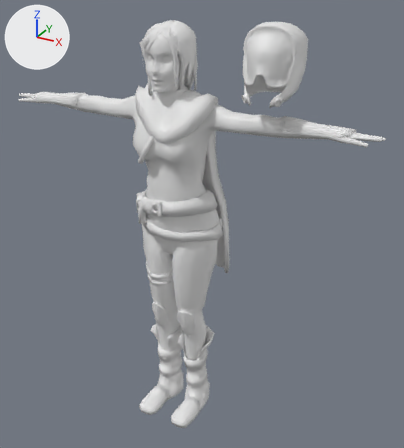
An edit to the Blender file SeniorCapstone/Spring/Pilot/Model/PilotModel_037.blend, drawn before and after from the same camera.
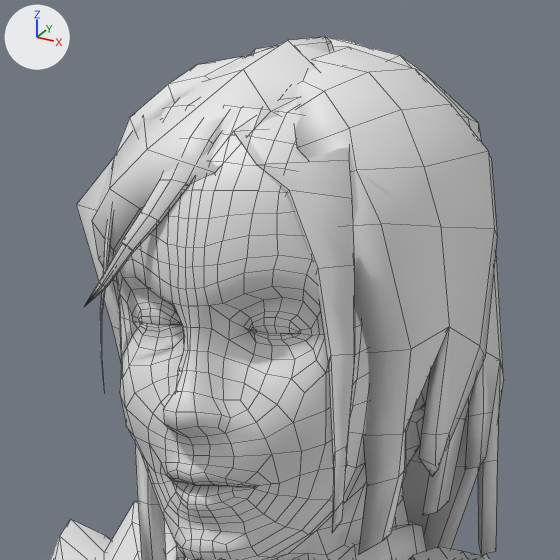
The first picture shows the older version from a 50 mm camera at (8.17, -12.71, 13.43) aimed at (0.58, 1.11, 6.52). The close-ups show both versions on the part from 32% to 51% of the width and 3% to 20% of the height of that picture; other places that the commit changed are outside them. Every picture has the same lights, and +X, +Y and +Z are marked at upper left. The close-ups show mesh edges as thin lines.

Names of what the first close-up shows: 'Cylinder', 'Hair Back', 'Hair L', 'Hair MainFront L', 'Hair MainFront R', 'Hair R', 'HairStrand', 'Head', 'MainBody'.
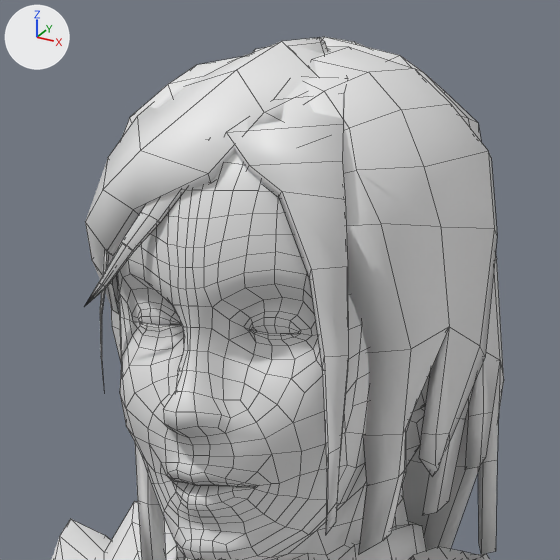
What differs and where, as boxes (x1, y1, x2, y2) in the close-ups (560 x 560 px; the box of a moved part takes in the faces that stretch with it):
'Hair MainFront L', moved: before (233, 96, 355, 532); after (225, 79, 349, 534)
'Hair MainFront R', moved: before (92, 37, 334, 308); after (85, 37, 328, 314)
'Hair R', reshaped: before (76, 51, 260, 560); after (111, 48, 329, 560)
part 1 of me_plane_013, moved or reshaped: before (76, 158, 120, 330); after (111, 308, 120, 330)

The change, as a diff of the scene's bpy script:
```diff
--- a/SeniorCapstone/Spring/Pilot/Model/PilotModel_037.blend.py
+++ b/SeniorCapstone/Spring/Pilot/Model/PilotModel_037.blend.py
@@ me_plane_013 @@
 me_plane_013.from_pydata(...)  # 60 vertices, 58 faces; spans x -0.67..0.14, y -0.72..0.21, z -1.91..-0.03
 # used by ob_hair_r; location = (0.0, 0.538, 12.428)
-me_plane_013.vertices[46].co = (-0.63, -0.62, -0.55)  # pixel (76, 204)
+# me_plane_013 part 1
+me_plane_013.vertices[46].co = (-0.56, -0.53, -0.58)
@@ ob_hair_mainfront_l @@
 ob_hair_mainfront_l = bpy.data.objects.new('Hair MainFront L', me_plane_012)
-ob_hair_mainfront_l.location = (0.318, 0.257, 12.303)
+ob_hair_mainfront_l.location = (0.318, 0.214, 12.303)
@@ ob_hair_mainfront_r @@
 ob_hair_mainfront_r = bpy.data.objects.new('Hair MainFront R', me_plane_011)
-ob_hair_mainfront_r.location = (-0.011, 0.538, 12.364)
+ob_hair_mainfront_r.location = (-0.011, 0.497, 12.364)
```
